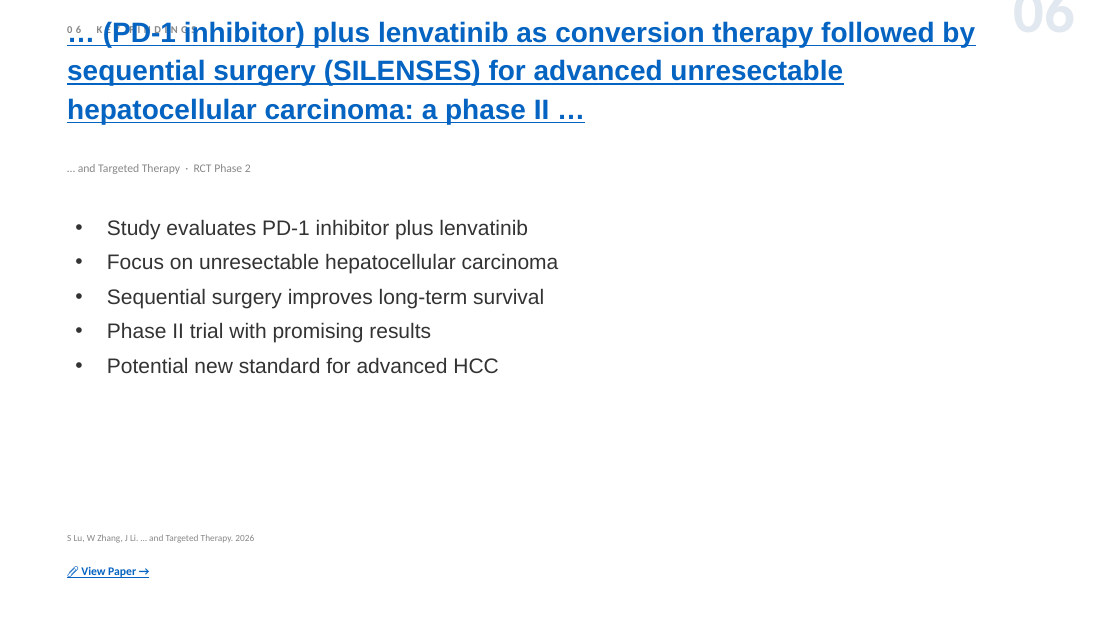
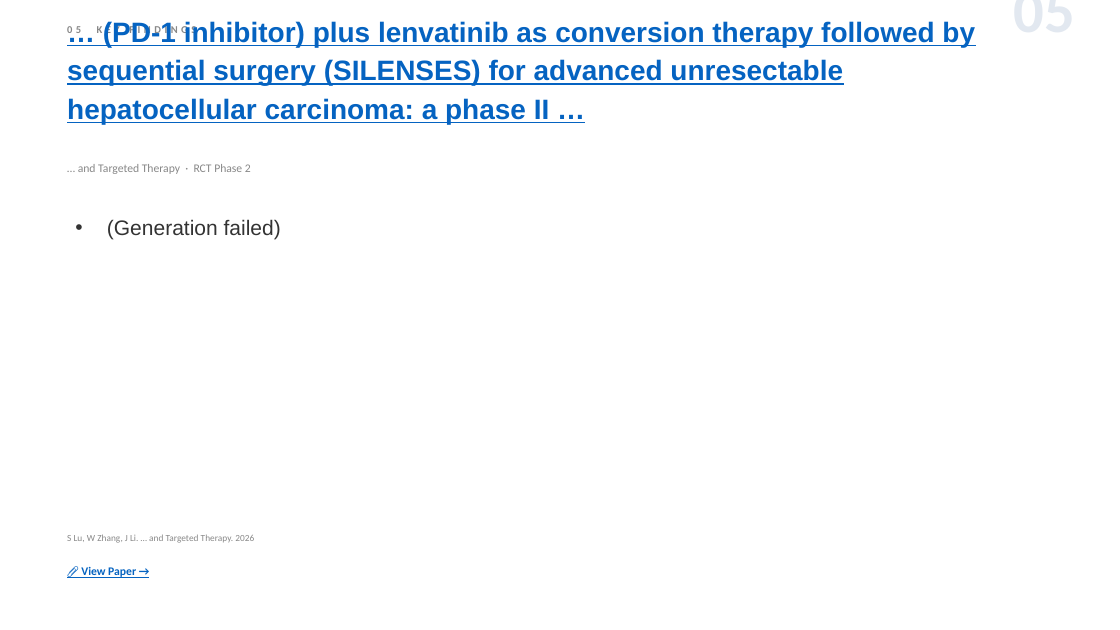
Before and after one commit to jejenhu-maker/hcc-weekly-digest, a slide deck: slide 7 of docs/digest-en.pptx (slide 8 before the commit). Drawn at 1120x630 pixels with LibreOffice and Linux fonts; fonts in the diff are those of the drawing. Boxes give left, top, right and bottom in pixels: in the first picture for what was removed or moved away, otherwise in the second. Text is boxed around its words. In the diff, an @@ line names an element or a change of style, - is before the commit and + after.

```diff
--- a/docs/digest-en.pptx
+++ b/docs/digest-en.pptx
@@ text at (107, 219, 281, 239): text changed @@
-• Study evaluates PD-1 inhibitor plus lenvatinib
-• Focus on unresectable hepatocellular carcinoma
-• Sequential surgery improves long-term survival
-• Phase II trial with promising results
-• Potential new standard for advanced HCC
+• (Generation failed)
```
Also in this commit, not shown: 12 other slides changed, 1 slide added, 1 slide removed, 2 other files.
